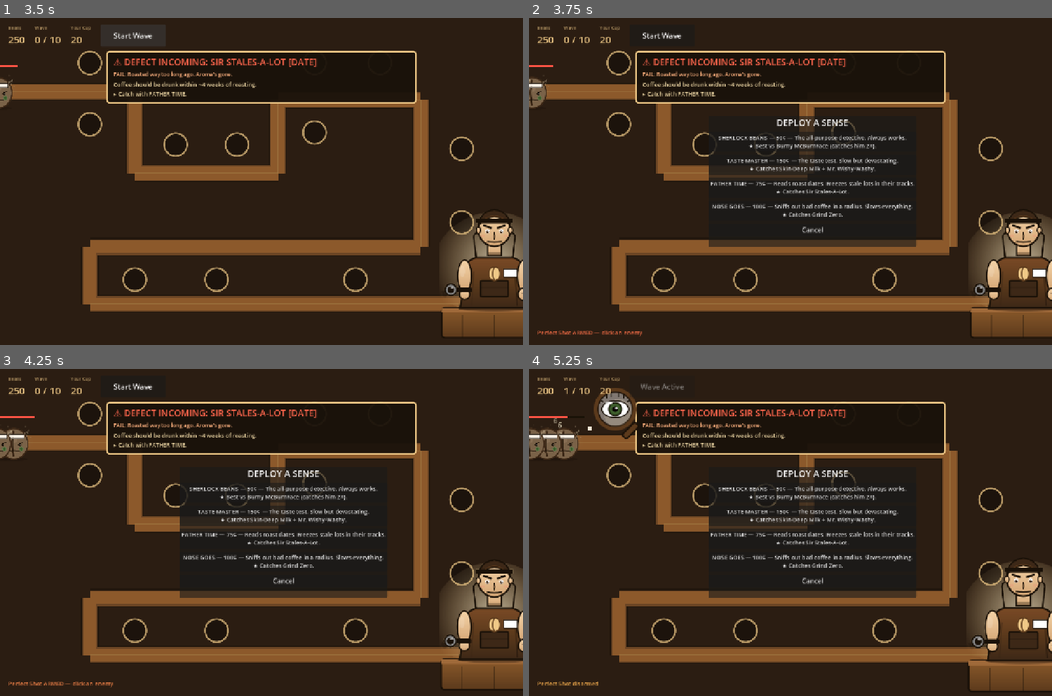
Above: before the commit, frames 1-4 (two rows, left to right).
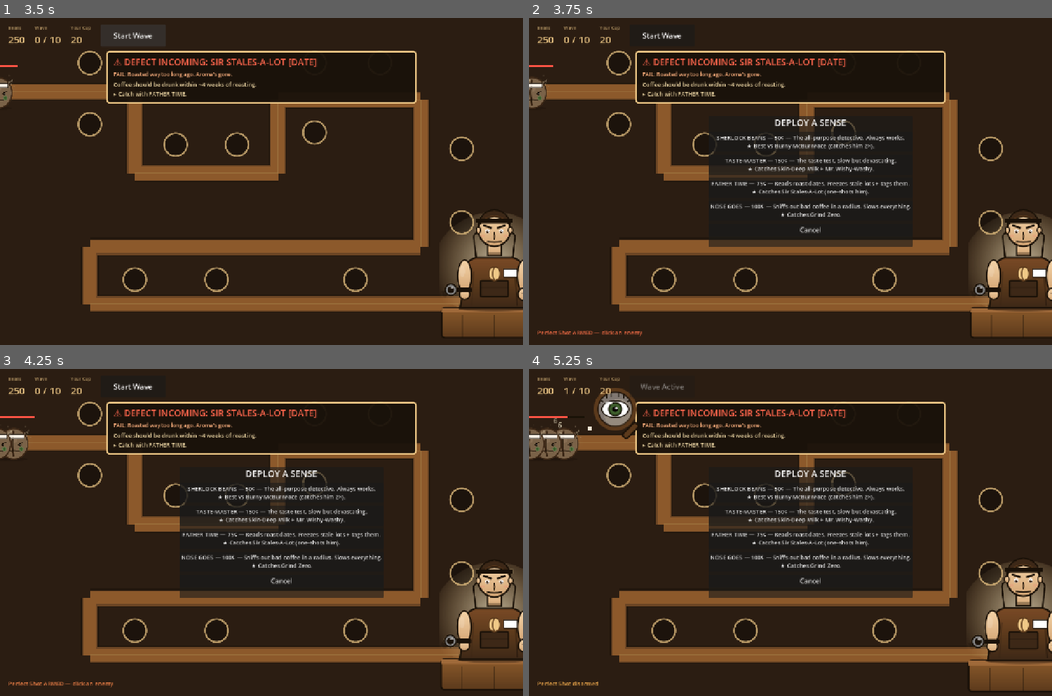
Above: after the commit, the same moments.

Repository: kanencoffee/grounds-for-defense-godot
Game: Godot game, scene res://scenes/main.tscn
Two runs of this game, one before a commit and one after it. Both use one fixed random seed, a clock stepped at 60 frames per second and the inputs below.
Inputs (mouse positions are in pixels of both pictures, inside the frame that each line leads up to):
- Up to frame 1 (3.5 s): click "Start Wave" at 0.5 s; click "Start Wave" at 1.25 s; click "Skip All" at 2 s; click "Start Wave" at 2.75 s
- Up to frame 2 (3.75 s): tap Enter at 3.5 s; move the mouse to (617, 63) at 3.52 s; tap P at 3.6 s; click (617, 63) at 3.67 s
- Up to frame 3 (4.25 s): no input
- Up to frame 4 (5.25 s): click "SHERLOCK BEANS — 50¢ — The al…" at 4.25 s; move the mouse to (617, 473) at 5.02 s; tap P at 5.1 s; click (617, 473) at 5.17 s

Frame 1 is identical in both runs. In frame 2, 2.3% of the frame differs, in the area x 34-74%, y 31-70%; in frame 3, 2.3%; in frame 4, 2.3%.

Commit message:
Father Time deals 15 dmg + targets un-rooted enemies first (no more eternal-freeze stuck targets)

Diff:
--- a/scripts/main.gd
+++ b/scripts/main.gd
@@ -9,7 +9,7 @@
 const TOWER_DEFS = {
 	"eye":      {"name":"SHERLOCK BEANS",  "cost":50,  "range":180, "dmg":6,  "fire_rate":0.22, "sprite":"tower-eye.svg",    "specialty":"visual",    "blurb":"The all-purpose detective. Always works.\n★ Best vs Burny McBurnFace (catches him 2×)."},
 	"tongue":   {"name":"TASTE-MASTER",    "cost":150, "range":320, "dmg":60, "fire_rate":1.8,  "sprite":"tower-tongue.svg", "specialty":"taste",     "blurb":"The taste test. Slow but devastating.\n★ Catches Skin-Deep Milk + Mr. Wishy-Washy.", "charge":1.5, "pierce":true},
-	"date":     {"name":"FATHER TIME",     "cost":75,  "range":190, "dmg":0,  "fire_rate":1.2,  "sprite":"tower-date.svg",   "specialty":"date",      "blurb":"Reads roast dates. Freezes stale lots in their tracks.\n★ Catches Sir Stales-A-Lot.", "root":2.0},
+	"date":     {"name":"FATHER TIME",     "cost":75,  "range":190, "dmg":15, "fire_rate":1.2,  "sprite":"tower-date.svg",   "specialty":"date",      "blurb":"Reads roast dates. Freezes stale lots + tags them.\n★ Catches Sir Stales-A-Lot (one-shots him).", "root":2.0},
 	"nose":     {"name":"NOSE GOES",       "cost":100, "range":180, "dmg":0,  "fire_rate":0.0,  "sprite":"tower-nose.svg",   "specialty":"aroma",     "blurb":"Sniffs out bad coffee in a radius. Slows everything.\n★ Catches Grind Zero.", "slow":0.55, "aura":true},
 }
 
@@ -770,20 +770,32 @@
 		_fire_projectile(t, target, def)
 
 func _find_target(t):
+	# For root-towers (Father Time): prefer un-rooted enemies so we don't waste shots re-freezing.
+	var def = t.get_meta("def")
+	var r2 = def.range * def.range
+	var prefer_unrooted = def.get("root", 0) > 0
+	var now = Time.get_ticks_msec() / 1000.0
 	var best = null
 	var best_t = -1.0
-	var def = t.get_meta("def")
-	var r2 = def.range * def.range
+	var best_fallback = null
+	var fallback_t = -1.0
 	for e in enemies:
 		if not e.get_meta("alive"):
 			continue
 		if t.position.distance_squared_to(e.position) > r2:
 			continue
 		var et = e.get_meta("t")
+		var is_rooted = e.get_meta("rooted_until") > now
+		if prefer_unrooted and is_rooted:
+			# remember as fallback in case nothing un-rooted is in range
+			if et > fallback_t:
+				fallback_t = et
+				best_fallback = e
+			continue
 		if et > best_t:
 			best_t = et
 			best = e
-	return best
+	return best if best != null else best_fallback
 
 func _fire_projectile(tower_node, target, def):
 	var proj = ColorRect.new()
